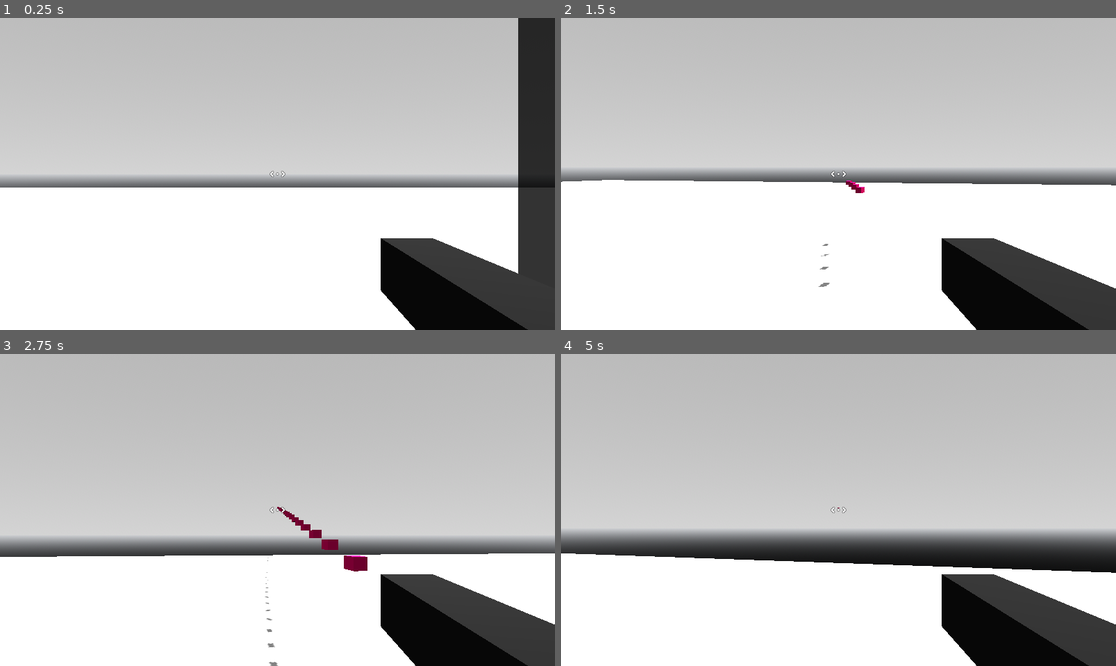
Above: before the commit, frames 1-4 (two rows, left to right).
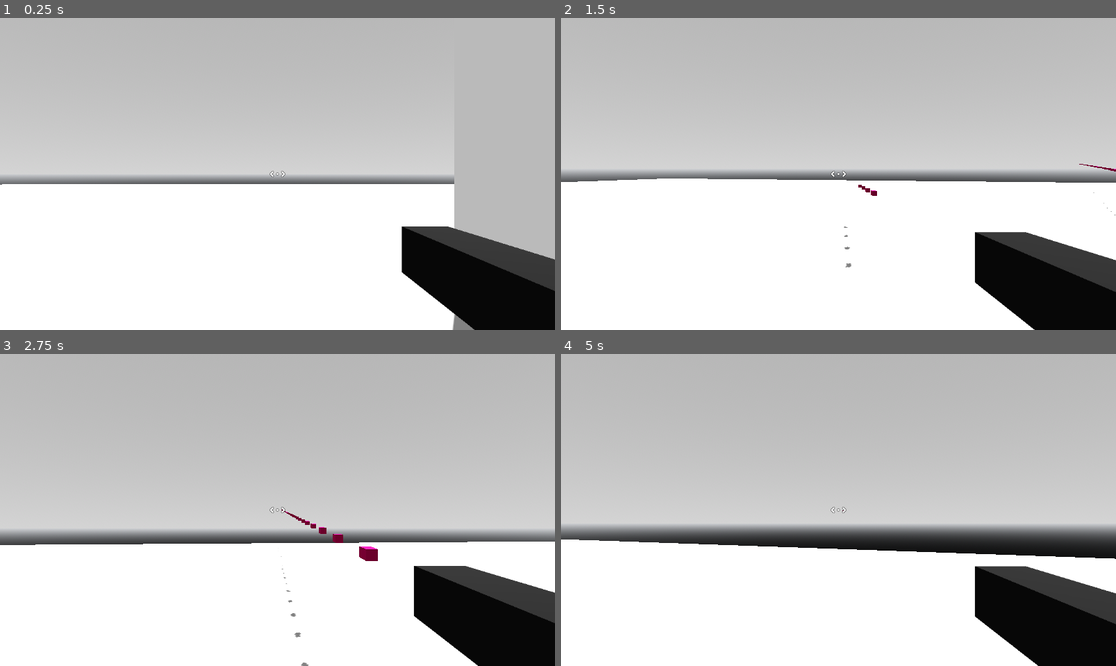
Above: after the commit, the same moments.

Repository: axilirate/metalbellion
Game: Godot game, scene res://scenes/states/gameplay_state/gameplay_state.tscn
Two runs of this game, one before a commit and one after it. Both use one fixed random seed, a clock stepped at 60 frames per second and the inputs below.
Inputs (mouse positions are in pixels of both pictures, inside the frame that each line leads up to):
- Up to frame 1 (0.25 s): no input
- Up to frame 2 (1.5 s): move the mouse to (866, 174) at 0.52 s; press the mouse at (866, 174) at 0.53 s; hold W (move_forward) from 0.53 s (still down); move the mouse to (810, 174) at 1.27 s; release the mouse at (810, 174) at 1.28 s; click (810, 174) at 1.35 s
- Up to frame 3 (2.75 s): keep holding W (move_forward); move the mouse to (288, 503) at 2.02 s; press the mouse at (288, 503) at 2.03 s
- Up to frame 4 (5 s): keep holding W (move_forward); move the mouse to (832, 516) at 2.77 s; release the mouse at (832, 516) at 2.78 s; click (832, 516) at 2.85 s; move the mouse to (877, 513) at 3.52 s; press the mouse at (877, 513) at 3.53 s; move the mouse to (794, 506) at 4.27 s; release the mouse at (794, 506) at 4.28 s; click (794, 506) at 4.35 s

The runs differ from the first frame. In frame 1, 15% of the frame differs, in the area x 0-100%, y 0-100%; in frame 2, 7.7%; in frame 3, 16%; in frame 4, 19%, in the area x 0-100%, y 49-100%.

Commit message:
update

Diff:
--- a/classes/objects/bullet.gd
+++ b/classes/objects/bullet.gd
@@ -4,9 +4,9 @@
 
 
 
-var instance: Area3D
-var mesh: MeshInstance3D
-var properties: BulletProperties
+var instance: RigidBody3D
+var mesh_instance: MeshInstance3D
+var properties = BulletProperties.new()
 
 
 func _init(type: ObjectEnum.BulletType) -> void:
@@ -15,5 +15,5 @@
 			const SCENE_PATH: String = "res://scenes/bullets/test_bullet/test_bullet.tscn"
 			var test_bullet: TestBullet = preload(SCENE_PATH).instantiate()
 			instance = test_bullet
-			mesh = test_bullet.mesh
-			properties = test_bullet.properties
+			mesh_instance = test_bullet.mesh
+			test_bullet.properties = properties
--- a/classes/objects/bullet_properties.gd
+++ b/classes/objects/bullet_properties.gd
@@ -4,4 +4,5 @@
 
 
 
-var velocity: Vector3
+
+var last_frame_global_pos: Vector3
--- a/classes/objects/ranged_weapon_properties.gd
+++ b/classes/objects/ranged_weapon_properties.gd
@@ -6,3 +6,4 @@
 
 
 var barrel_marker: Marker3D
+var bullet_speed: int
--- a/classes/objects/weapon.gd
+++ b/classes/objects/weapon.gd
@@ -4,7 +4,7 @@
 
 
 
-var instance: MeshInstance3D
+var instance: RigidBody3D
 var melee_properites = MeleeWeaponProperties.new()
 var ranged_properites = RangedWeaponProperties.new()
 var bullet_type: ObjectEnum.BulletType
@@ -17,5 +17,6 @@
 			const SCENE_PATH: String = "res://scenes/guns/test_gun/test_gun.tscn"
 			var test_gun: TestGun = preload(SCENE_PATH).instantiate()
 			ranged_properites.barrel_marker = test_gun.barrel_marker
+			ranged_properites.bullet_speed = 100
 			bullet_type = ObjectEnum.BulletType.TEST_BULLET
 			instance = test_gun
--- a/project.godot
+++ b/project.godot
@@ -49,6 +49,9 @@
 
 [layer_names]
 
+3d_render/layer_1="Default"
+3d_render/layer_2="Outlines"
+3d_render/layer_3="PlayerView"
 3d_physics/layer_1="Environment"
 3d_physics/layer_2="Player"
 3d_physics/layer_3="Enemy"
--- /dev/null
+++ b/scenes/3d_nodes/enter_combat_zone_interactable/enter_combat_zone_interactable.tscn
@@ -0,0 +1,21 @@
+[gd_scene load_steps=4 format=3 uid="uid://bodgld7duvigh"]
+
+[sub_resource type="ConvexPolygonShape3D" id="ConvexPolygonShape3D_gf15t"]
+points = PackedVector3Array(0.5, 0.5, 0.5, 0.5, 0.5, -0.5, -0.5, 0.5, 0.5, 0.5, -0.5, 0.5, 0.5, -0.5, -0.5, -0.5, 0.5, -0.5, -0.5, -0.5, 0.5, -0.5, -0.5, -0.5)
+
+[sub_resource type="StandardMaterial3D" id="StandardMaterial3D_aijgk"]
+albedo_color = Color(0, 0.670588, 0.807843, 1)
+
+[sub_resource type="BoxMesh" id="BoxMesh_m5ckv"]
+
+[node name="EnterCombatZoneInteractable" type="StaticBody3D"]
+transform = Transform3D(1, 0, 0, 0, 1, 0, 0, 0, 1, 0, 0.641991, 6.8117)
+
+[node name="CollisionShape3D" type="CollisionShape3D" parent="."]
+shape = SubResource("ConvexPolygonShape3D_gf15t")
+
+[node name="MeshInstance3D" type="MeshInstance3D" parent="."]
+layers = 3
+material_override = SubResource("StandardMaterial3D_aijgk")
+mesh = SubResource("BoxMesh_m5ckv")
+skeleton = NodePath("../..")
--- a/scenes/bullets/test_bullet/test_bullet.gd
+++ b/scenes/bullets/test_bullet/test_bullet.gd
@@ -1,25 +1,30 @@
-class_name TestBullet extends Area3D
-
-
+class_name TestBullet extends RigidBody3D
 
 
 @export var mesh: MeshInstance3D
 
-var properties = BulletProperties.new()
+
+var properties: BulletProperties
 var life_time: float = 1
 
 
 
 
 func  _physics_process(delta: float) -> void:
-	global_position += properties.velocity * delta
 	_process_life_time(delta)
 
 
+func _process(delta: float) -> void:
+	_process_mesh(delta)
 
-func _process(delta: float) -> void:
-	mesh.global_position += properties.velocity * delta
-	mesh.global_position = lerp(mesh.global_position, global_position, delta * 5)
+
+
+func _process_mesh(delta: float) -> void:
+	var current_rot: Quaternion = mesh.global_transform.basis.get_rotation_quaternion()
+	var target_rot: Quaternion = global_transform.basis.get_rotation_quaternion()
+	var smooth_rot = lerp(current_rot, target_rot, delta * 60)
+	mesh.global_position = lerp(mesh.global_position, global_position, delta * 60)
+	mesh.global_transform.basis = Basis(smooth_rot)
 
 
 
--- a/scenes/bullets/test_bullet/test_bullet.tscn
+++ b/scenes/bullets/test_bullet/test_bullet.tscn
@@ -8,10 +8,14 @@
 [sub_resource type="StandardMaterial3D" id="StandardMaterial3D_324pf"]
 albedo_color = Color(0.741176, 0, 0.388235, 1)
 
-[sub_resource type="ConcavePolygonShape3D" id="ConcavePolygonShape3D_765fn"]
-data = PackedVector3Array(-0.05, 0.05, 0.125, 0.05, 0.05, 0.125, -0.05, -0.05, 0.125, 0.05, 0.05, 0.125, 0.05, -0.05, 0.125, -0.05, -0.05, 0.125, 0.05, 0.05, -0.125, -0.05, 0.05, -0.125, 0.05, -0.05, -0.125, -0.05, 0.05, -0.125, -0.05, -0.05, -0.125, 0.05, -0.05, -0.125, 0.05, 0.05, 0.125, 0.05, 0.05, -0.125, 0.05, -0.05, 0.125, 0.05, 0.05, -0.125, 0.05, -0.05, -0.125, 0.05, -0.05, 0.125, -0.05, 0.05, -0.125, -0.05, 0.05, 0.125, -0.05, -0.05, -0.125, -0.05, 0.05, 0.125, -0.05, -0.05, 0.125, -0.05, -0.05, -0.125, 0.05, 0.05, 0.125, -0.05, 0.05, 0.125, 0.05, 0.05, -0.125, -0.05, 0.05, 0.125, -0.05, 0.05, -0.125, 0.05, 0.05, -0.125, -0.05, -0.05, 0.125, 0.05, -0.05, 0.125, -0.05, -0.05, -0.125, 0.05, -0.05, 0.125, 0.05, -0.05, -0.125, -0.05, -0.05, -0.125)
+[sub_resource type="ConvexPolygonShape3D" id="ConvexPolygonShape3D_71ij1"]
+points = PackedVector3Array(0.05, 0.05, 0.125, 0.05, -0.05, 0.125, 0.05, 0.05, -0.125, -0.05, 0.05, 0.125, -0.05, -0.05, 0.125, 0.05, -0.05, -0.125, -0.05, 0.05, -0.125, -0.05, -0.05, -0.125)
 
-[node name="TestBullet" type="Area3D" node_paths=PackedStringArray("mesh")]
+[node name="TestBullet" type="RigidBody3D" node_paths=PackedStringArray("mesh")]
+collision_layer = 0
+collision_mask = 0
+custom_integrator = true
+can_sleep = false
 script = ExtResource("1_ckhrc")
 mesh = NodePath("MeshInstance3D")
 
@@ -21,4 +25,4 @@
 surface_material_override/0 = SubResource("StandardMaterial3D_324pf")
 
 [node name="CollisionShape3D" type="CollisionShape3D" parent="."]
-shape = SubResource("ConcavePolygonShape3D_765fn")
+shape = SubResource("ConvexPolygonShape3D_71ij1")
--- a/scenes/cameras/player_camera/player_camera.tscn
+++ b/scenes/cameras/player_camera/player_camera.tscn
@@ -6,5 +6,5 @@
 transform = Transform3D(1, 0, 0, 0, 1, 0, 0, 0, 1, 0, 2, 0)
 top_level = true
 current = true
-fov = 37.8493
+fov = 50.0
 script = ExtResource("1_ub7x6")
--- /dev/null
+++ b/scenes/canvas_layers/player_canvas_layer/player_canvas_layer.gd
@@ -0,0 +1,8 @@
+class_name PlayerCanvasLayer extends CanvasLayer
+
+
+
+
+
+@export var outline_viewport_container: OutlineViewportContainer
+@export var player_view_viewport_container: PlayerViewViewportContainer
--- a/scenes/canvas_layers/player_canvas_layer/player_canvas_layer.tscn
+++ b/scenes/canvas_layers/player_canvas_layer/player_canvas_layer.tscn
@@ -1,8 +1,14 @@
-[gd_scene load_steps=2 format=3 uid="uid://bimw2he54gad6"]
+[gd_scene load_steps=5 format=3 uid="uid://bimw2he54gad6"]
 
+[ext_resource type="Script" path="res://scenes/canvas_layers/player_canvas_layer/player_canvas_layer.gd" id="1_2x5yh"]
 [ext_resource type="Texture2D" uid="uid://cffgb0jvt5fsi" path="res://assets/crosshairs/crosshair013.png" id="1_dmjsg"]
+[ext_resource type="PackedScene" uid="uid://csmj847wn4jch" path="res://scenes/visuals/outline_viewport_container/outline_viewport_container.tscn" id="3_hgdpf"]
+[ext_resource type="PackedScene" uid="uid://dody31ldyd7j4" path="res://scenes/visuals/player_view_viewport_container/player_view_viewport_container.tscn" id="4_8r42b"]
 
-[node name="PlayerCanvasLayer" type="CanvasLayer"]
+[node name="PlayerCanvasLayer" type="CanvasLayer" node_paths=PackedStringArray("outline_viewport_container", "player_view_viewport_container")]
+script = ExtResource("1_2x5yh")
+outline_viewport_container = NodePath("OutlineViewportContainer")
+player_view_viewport_container = NodePath("PlayerViewViewportContainer")
 
 [node name="CrosshairTextureRect" type="TextureRect" parent="."]
 anchors_preset = 8
@@ -19,3 +25,7 @@
 texture = ExtResource("1_dmjsg")
 expand_mode = 1
 stretch_mode = 5
+
+[node name="OutlineViewportContainer" parent="." instance=ExtResource("3_hgdpf")]
+
+[node name="PlayerViewViewportContainer" parent="." instance=ExtResource("4_8r42b")]
--- a/scenes/character_bodies/player/player.gd
+++ b/scenes/character_bodies/player/player.gd
@@ -1,5 +1,6 @@
 class_name Player extends CharacterBody3D
 
+@export var canvas_layer: PlayerCanvasLayer
 @export var weapon_holder: Node3D
 @export var camera_target: Marker3D
 @export var camera: Camera3D
@@ -30,7 +31,6 @@
 
 
 
-
 func _physics_process(_delta: float) -> void:
 	_process_velocity()
 	move_and_slide()
@@ -45,12 +45,23 @@
 
 
 
+
 func _process_camera(delta) -> void:
-	var current_rot = Quaternion(camera.global_transform.basis.get_rotation_quaternion())
-	var target_rot = Quaternion(camera_target.global_transform.basis.get_rotation_quaternion())
+	var current_rot: Quaternion = camera.global_transform.basis.get_rotation_quaternion()
+	var target_rot: Quaternion = camera_target.global_transform.basis.get_rotation_quaternion()
 	var smooth_rot = lerp(current_rot, target_rot, delta * 60)
 	camera.global_position = lerp(camera.global_position, camera_target.global_position, delta * 20)
 	camera.global_transform.basis = Basis(smooth_rot)
+
+	canvas_layer.outline_viewport_container.camera.global_transform = camera.global_transform
+	canvas_layer.outline_viewport_container.camera.fov = camera.fov
+
+	canvas_layer.player_view_viewport_container.camera.global_transform = camera.global_transform
+	canvas_layer.player_view_viewport_container.camera.fov = camera.fov
+
+
+
+
 
 
 
@@ -60,6 +71,11 @@
 	var input_dir: Vector2 = Input.get_vector("move_right", "move_left", "move_forward", "move_backward")
 	var move_dir: Vector3 = Vector3(input_dir.x, 0, input_dir.y).rotated(Vector3.UP, rotation.y)
 	velocity = move_dir * speed
+
+
+
+
+
 
 
 
@@ -81,6 +97,5 @@
 
 
 func _equip_weapon(weapon: Weapon) -> void:
-	NodeUtils.clear_children(weapon_holder)
 	active_weapon = weapon
 	weapon_holder.add_child(weapon.instance)
--- a/scenes/character_bodies/player/player.tscn
+++ b/scenes/character_bodies/player/player.tscn
@@ -6,9 +6,10 @@
 
 [sub_resource type="CapsuleShape3D" id="CapsuleShape3D_xmee1"]
 
-[node name="Player" type="CharacterBody3D" node_paths=PackedStringArray("weapon_holder", "camera_target", "camera")]
+[node name="Player" type="CharacterBody3D" node_paths=PackedStringArray("canvas_layer", "weapon_holder", "camera_target", "camera")]
 collision_layer = 2
 script = ExtResource("1_4ctie")
+canvas_layer = NodePath("PlayerCanvasLayer")
 weapon_holder = NodePath("PlayerCamera/WeaponHolder")
 camera_target = NodePath("CameraTarget")
 camera = NodePath("PlayerCamera")
@@ -23,6 +24,7 @@
 transform = Transform3D(1, 0, 0, 0, 1, 0, 0, 0, 1, 0, 2, 0)
 
 [node name="PlayerCamera" parent="." instance=ExtResource("3_1hmud")]
+cull_mask = 1
 
 [node name="WeaponHolder" type="Node3D" parent="PlayerCamera"]
-transform = Transform3D(1, 0, 0, 0, 1, 0, 0, 0, 1, 0.620432, -0.433184, -1.18676)
+transform = Transform3D(1, 0, 0, 0, 1, 0, 0, 0, 1, 0.803, -0.411, -0.154)
--- a/scenes/enemies/test_enemy/test_enemy.tscn
+++ b/scenes/enemies/test_enemy/test_enemy.tscn
@@ -8,6 +8,7 @@
 [sub_resource type="BoxShape3D" id="BoxShape3D_38xyj"]
 
 [node name="TestEnemy" type="CharacterBody3D" node_paths=PackedStringArray("collision_shape", "health_bar")]
+collision_layer = 5
 script = ExtResource("1_ilmfg")
 collision_shape = NodePath("CollisionShape3D")
 health_bar = NodePath("HealthBar")
--- a/scenes/guns/test_gun/test_gun.gd
+++ b/scenes/guns/test_gun/test_gun.gd
@@ -1,4 +1,21 @@
-class_name TestGun extends MeshInstance3D
+class_name TestGun extends RigidBody3D
 
 
 @export var barrel_marker: Marker3D
+@export var mesh: MeshInstance3D
+
+
+
+
+func _process(delta: float) -> void:
+	_process_mesh(delta)
+
+
+
+
+func _process_mesh(delta: float) -> void:
+	var current_rot: Quaternion = mesh.global_transform.basis.get_rotation_quaternion()
+	var target_rot: Quaternion = global_transform.basis.get_rotation_quaternion()
+	var smooth_rot = lerp(current_rot, target_rot, delta * 60)
+	mesh.global_position = lerp(mesh.global_position, global_position, delta * 30)
+	mesh.global_transform.basis = Basis(smooth_rot)
--- a/scenes/guns/test_gun/test_gun.tscn
+++ b/scenes/guns/test_gun/test_gun.tscn
@@ -1,6 +1,9 @@
-[gd_scene load_steps=4 format=3 uid="uid://k60bown04x0h"]
+[gd_scene load_steps=5 format=3 uid="uid://k60bown04x0h"]
 
 [ext_resource type="Script" path="res://scenes/guns/test_gun/test_gun.gd" id="1_xulka"]
+
+[sub_resource type="ConvexPolygonShape3D" id="ConvexPolygonShape3D_a5m77"]
+points = PackedVector3Array(0.125, 0.125, 1, 0.125, -0.125, 1, 0.125, 0.125, -1, -0.125, 0.125, 1, -0.125, -0.125, 1, 0.125, -0.125, -1, -0.125, 0.125, -1, -0.125, -0.125, -1)
 
 [sub_resource type="BoxMesh" id="BoxMesh_jfs07"]
 size = Vector3(0.25, 0.25, 2)
@@ -8,11 +11,25 @@
 [sub_resource type="StandardMaterial3D" id="StandardMaterial3D_6lobp"]
 albedo_color = Color(0.117647, 0.117647, 0.117647, 1)
 
-[node name="TestGun" type="MeshInstance3D" node_paths=PackedStringArray("barrel_marker")]
+[node name="TestGun" type="RigidBody3D" node_paths=PackedStringArray("barrel_marker", "mesh")]
+transform = Transform3D(1, 0, 0, 0, 1, 0, 0, 0, 1, 0, 0, -0.675023)
+collision_layer = 0
+collision_mask = 0
+custom_integrator = true
+max_contacts_reported = 1
+can_sleep = false
+script = ExtResource("1_xulka")
+barrel_marker = NodePath("MeshInstance3D/BarrelMarker")
+mesh = NodePath("MeshInstance3D")
+
+[node name="CollisionShape3D" type="CollisionShape3D" parent="."]
+shape = SubResource("ConvexPolygonShape3D_a5m77")
+
+[node name="MeshInstance3D" type="MeshInstance3D" parent="."]
+top_level = true
+layers = 4
 mesh = SubResource("BoxMesh_jfs07")
 surface_material_override/0 = SubResource("StandardMaterial3D_6lobp")
-script = ExtResource("1_xulka")
-barrel_marker = NodePath("BarrelMarker")
 
-[node name="BarrelMarker" type="Marker3D" parent="."]
+[node name="BarrelMarker" type="Marker3D" parent="MeshInstance3D"]
 transform = Transform3D(1, 0, 0, 0, 1, 0, 0, 0, 1, 0, 0, -0.966231)
--- a/scenes/states/gameplay_state/gameplay_state.gd
+++ b/scenes/states/gameplay_state/gameplay_state.gd
@@ -10,7 +10,7 @@
 
 var bullets: Array[Bullet] = []
 
-var enemies_to_spawn: int = 10
+var enemies_to_spawn: int = 20
 
 
 
@@ -21,8 +21,22 @@
 
 
 
+
+
+
+
+
+
+
 func _process(_delta: float) -> void:
 	_process_zone_change()
+
+
+
+
+
+
+
 
 
 
@@ -37,6 +51,13 @@
 
 
 
+
+
+
+
+
+
+
 func _process_zone_change():
 	if enemies_to_spawn:
 		return
@@ -45,6 +66,14 @@
 		return
 
 	_change_zone(Zone.new(ObjectEnum.ZoneType.HUB))
+
+
+
+
+
+
+
+
 
 
 
@@ -72,17 +101,37 @@
 
 
 
+
+
+
+
+
+
+
+
 func _process_player_shooting() -> void:
 	if not Input.is_action_pressed("shoot"):
 		return
 
+	if not is_instance_valid(player.active_weapon.instance):
+		return
+
 	var bullet = Bullet.new(player.active_weapon.bullet_type)
-	bullet.instance.position = player.camera.global_position
-	bullet.instance.rotation = player.camera.global_rotation
-	bullet.properties.velocity = -player.camera.global_transform.basis.z * 100
+	bullet.instance.position = player.active_weapon.ranged_properites.barrel_marker.global_position
+	bullet.instance.rotation = player.active_weapon.ranged_properites.barrel_marker.global_rotation
+	bullet.instance.linear_velocity = -player.camera.global_transform.basis.z * player.active_weapon.ranged_properites.bullet_speed
+	bullet.properties.last_frame_global_pos = player.active_weapon.ranged_properites.barrel_marker.global_position
 	add_child(bullet.instance)
-	bullet.mesh.global_position = player.active_weapon.ranged_properites.barrel_marker.global_position
+	bullet.mesh_instance.global_position = player.active_weapon.ranged_properites.barrel_marker.global_position
 	bullets.push_back(bullet)
+
+
+
+
+
+
+
+
 
 
 
@@ -104,6 +153,17 @@
 
 
 
+
+
+
+
+
+
+
+
+
+
+
 func _process_bullets() -> void:
 	for index in range(bullets.size() - 1, -1, -1):
 		var bullet: Bullet = bullets[index]
@@ -112,20 +172,51 @@
 			bullets.pop_at(index)
 			continue
 
-		var overlapping_bodies = bullet.instance.get_overlapping_bodies()
-
-		if not overlapping_bodies.size():
+
+		var direct_space_state := get_world_3d().direct_space_state
+		var ray_query_parameters := PhysicsRayQueryParameters3D.new()
+		var shape_query_parameters := PhysicsShapeQueryParameters3D.new()
+
+		ray_query_parameters.from = bullet.instance.global_position
+		ray_query_parameters.to = bullet.properties.last_frame_global_pos
+
+		shape_query_parameters.transform = bullet.instance.global_transform
+		shape_query_parameters.shape = bullet.mesh_instance.mesh
+
+		var ray_collision: Dictionary = direct_space_state.intersect_ray(ray_query_parameters)
+		var shape_collision: Array[Dictionary] = direct_space_state.intersect_shape(shape_query_parameters)
+		var collisions: Array[Dictionary] = shape_collision
+
+		if ray_collision.size():
+			collisions.push_back(ray_collision)
+
+		bullet.properties.last_frame_global_pos = bullet.instance.global_position
+
+
+		if not collisions.size():
 			continue
 
-		var hit_body = overlapping_bodies.front()
+
+		for collision in collisions:
+			var hit_body = collision["collider"]
+
+			if not hit_body is CharacterBody3D:
+				continue
+
+			var enemy_index: int = enemies.find(hit_body)
+			if enemy_index > -1:
+				enemy_attribues[enemy_index].health -= 1
+
+
 		bullet.instance.queue_free()
 
-		if not hit_body is CharacterBody3D:
-			continue
-
-		var enemy_index: int = enemies.find(hit_body)
-		if enemy_index > -1:
-			enemy_attribues[enemy_index].health -= 1
+
+
+
+
+
+
+
 
 
 
@@ -153,6 +244,14 @@
 
 
 
+
+
+
+
+
+
+
+
 func _create_enemy_spawn_ray_cast() -> RayCast3D:
 	var enemy_spawn_ray_cast: RayCast3D = preload("res://scenes/3d_nodes/enemy_spawn_ray_cast/enemy_spawn_ray_cast.tscn").instantiate()
 	enemy_spawn_ray_cast.position = player.position + Vector3(randi_range(-20, 20), player.position.y + 5, randi_range(-20, 20))
@@ -165,6 +264,16 @@
 
 
 
+
+
+
+
+
+
+
+
+
+
 func _change_zone(zone: Zone):
 	NodeUtils.clear_children(zone_holder)
 	zone_holder.add_child(zone.instance)
@@ -175,6 +284,15 @@
 
 
 
+
+
+
+
+
+
+
+
+
 func _is_spawn_valid(enemy_spawn_ray_cast: RayCast3D, shape: Resource) -> bool:
 	var direct_space_state := get_world_3d().direct_space_state
 	var shape_query_parameters := PhysicsShapeQueryParameters3D.new()
--- /dev/null
+++ b/scenes/visuals/outline_viewport_container/outline_viewport_container.gd
@@ -0,0 +1,5 @@
+class_name OutlineViewportContainer extends SubViewportContainer
+
+
+
+@export var camera: Camera3D
--- /dev/null
+++ b/scenes/visuals/outline_viewport_container/outline_viewport_container.tscn
@@ -0,0 +1,86 @@
+[gd_scene load_steps=4 format=3 uid="uid://csmj847wn4jch"]
+
+[ext_resource type="Script" path="res://scenes/visuals/outline_viewport_container/outline_viewport_container.gd" id="1_sn23p"]
+
+[sub_resource type="Shader" id="Shader_wfwl3"]
+code = "shader_type canvas_item;
+
+uniform vec4 line_color: source_color = vec4(1.0);
+uniform float line_thickness: hint_range(0, 20.0) = 0.0;
+uniform bool add_margins = true;
+
+void vertex() {
+    if (add_margins) {
+        VERTEX += (UV * 2.0 - 1.0) * line_thickness;
+    }
+}
+
+void fragment() {
+    vec2 uv = UV;
+
+    if (add_margins) {
+        vec2 texture_pixel_size = vec2(1.0) / (vec2(1.0) / TEXTURE_PIXEL_SIZE + vec2(line_thickness * 2.0));
+
+        uv = (uv - texture_pixel_size * line_thickness) * TEXTURE_PIXEL_SIZE / texture_pixel_size;
+
+        if (uv != clamp(uv, vec2(0.0), vec2(1.0))) {
+            COLOR.a = 0.0;
+        } else {
+            COLOR = texture(TEXTURE, uv);
+        }
+    } else {
+        COLOR = texture(TEXTURE, uv);
+    }
+
+    vec2 size = TEXTURE_PIXEL_SIZE * line_thickness;
+
+    if (line_thickness < 0.1) {
+        vec4 color = texture(TEXTURE, uv);
+        COLOR = color;
+    } else {
+        float outline = texture(TEXTURE, uv + vec2(-size.x, 0)).a;
+        outline += texture(TEXTURE, uv + vec2(0, size.y)).a;
+        outline += texture(TEXTURE, uv + vec2(size.x, 0)).a;
+        outline += texture(TEXTURE, uv + vec2(0, -size.y)).a;
+        outline += texture(TEXTURE, uv + vec2(-size.x * 0.866, size.y * 0.5)).a;
+        outline += texture(TEXTURE, uv + vec2(-size.x * 0.5, size.y * 0.866)).a;
+        outline += texture(TEXTURE, uv + vec2(size.x * 0.866, size.y * 0.5)).a;
+        outline += texture(TEXTURE, uv + vec2(size.x * 0.5, size.y * 0.866)).a;
+        outline += texture(TEXTURE, uv + vec2(-size.x * 0.866, -size.y * 0.5)).a;
+        outline += texture(TEXTURE, uv + vec2(-size.x * 0.5, -size.y * 0.866)).a;
+        outline += texture(TEXTURE, uv + vec2(size.x * 0.866, -size.y * 0.5)).a;
+        outline += texture(TEXTURE, uv + vec2(size.x * 0.5, -size.y * 0.866)).a;
+        outline = min(outline, 1.0);
+
+        vec4 color = texture(TEXTURE, uv);
+        COLOR = vec4(line_color);
+		COLOR.a = outline - color.a;
+    }
+}"
+
+[sub_resource type="ShaderMaterial" id="ShaderMaterial_7cek6"]
+shader = SubResource("Shader_wfwl3")
+shader_parameter/line_color = Color(1, 0, 0.243137, 1)
+shader_parameter/line_thickness = 6.0
+shader_parameter/add_margins = true
+
+[node name="OutlineViewportContainer" type="SubViewportContainer" node_paths=PackedStringArray("camera")]
+material = SubResource("ShaderMaterial_7cek6")
+anchors_preset = 15
+anchor_right = 1.0
+anchor_bottom = 1.0
+grow_horizontal = 2
+grow_vertical = 2
+stretch = true
+script = ExtResource("1_sn23p")
+camera = NodePath("SubViewport/Camera3D")
+
+[node name="SubViewport" type="SubViewport" parent="."]
+transparent_bg = true
+handle_input_locally = false
+size = Vector2i(1152, 648)
+render_target_update_mode = 4
+
+[node name="Camera3D" type="Camera3D" parent="SubViewport"]
+cull_mask = 2
+fov = 35.0
--- /dev/null
+++ b/scenes/visuals/player_view_viewport_container/player_view_viewport_container.gd
@@ -0,0 +1,7 @@
+class_name PlayerViewViewportContainer extends SubViewportContainer
+
+
+
+
+
+@export var camera: Camera3D
--- /dev/null
+++ b/scenes/visuals/player_view_viewport_container/player_view_viewport_container.tscn
@@ -0,0 +1,22 @@
+[gd_scene load_steps=2 format=3 uid="uid://dody31ldyd7j4"]
+
+[ext_resource type="Script" path="res://scenes/visuals/player_view_viewport_container/player_view_viewport_container.gd" id="1_71b1b"]
+
+[node name="PlayerViewViewportContainer" type="SubViewportContainer" node_paths=PackedStringArray("camera")]
+anchors_preset = 15
+anchor_right = 1.0
+anchor_bottom = 1.0
+grow_horizontal = 2
+grow_vertical = 2
+stretch = true
+script = ExtResource("1_71b1b")
+camera = NodePath("SubViewport/Camera3D")
+
+[node name="SubViewport" type="SubViewport" parent="."]
+transparent_bg = true
+handle_input_locally = false
+size = Vector2i(1152, 648)
+render_target_update_mode = 4
+
+[node name="Camera3D" type="Camera3D" parent="SubViewport"]
+cull_mask = 4
--- a/scenes/zones/combat_zone/combat_zone.tscn
+++ b/scenes/zones/combat_zone/combat_zone.tscn
@@ -3,8 +3,6 @@
 [ext_resource type="Script" path="res://scenes/zones/combat_zone/combat_zone.gd" id="1_5y28m"]
 
 [sub_resource type="StandardMaterial3D" id="StandardMaterial3D_22cds"]
-transparency = 1
-albedo_color = Color(0, 0, 0, 0.8)
 
 [sub_resource type="BoxMesh" id="BoxMesh_sjh88"]
 size = Vector3(25, 25, 25)
--- a/scenes/zones/hub_zone/hub_zone.tscn
+++ b/scenes/zones/hub_zone/hub_zone.tscn
@@ -1,13 +1,16 @@
-[gd_scene load_steps=2 format=3 uid="uid://3kct3tke5i5x"]
+[gd_scene load_steps=3 format=3 uid="uid://3kct3tke5i5x"]
 
 [ext_resource type="Script" path="res://scenes/zones/hub_zone/hub_zone.gd" id="1_851pr"]
+[ext_resource type="PackedScene" uid="uid://bodgld7duvigh" path="res://scenes/3d_nodes/enter_combat_zone_interactable/enter_combat_zone_interactable.tscn" id="2_caq2x"]
 
 [node name="HubZone" type="Node3D" node_paths=PackedStringArray("player_spawn_point_marker")]
 script = ExtResource("1_851pr")
 player_spawn_point_marker = NodePath("Marker3D")
 
 [node name="CSGBox3D" type="CSGBox3D" parent="."]
-size = Vector3(13.3593, 0.343988, 10.9153)
+size = Vector3(17.2791, 0.343988, 15.7429)
 
 [node name="Marker3D" type="Marker3D" parent="."]
 transform = Transform3D(1, 0, 0, 0, 1, 0, 0, 0, 1, 0, 0.243024, 0)
+
+[node name="EnterCombatZoneInteractable" parent="." instance=ExtResource("2_caq2x")]
